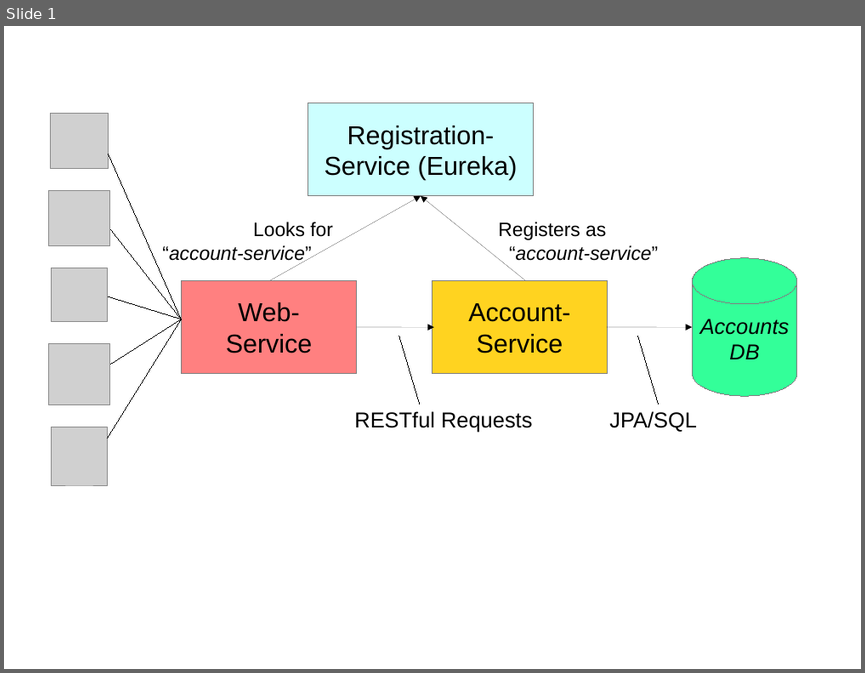
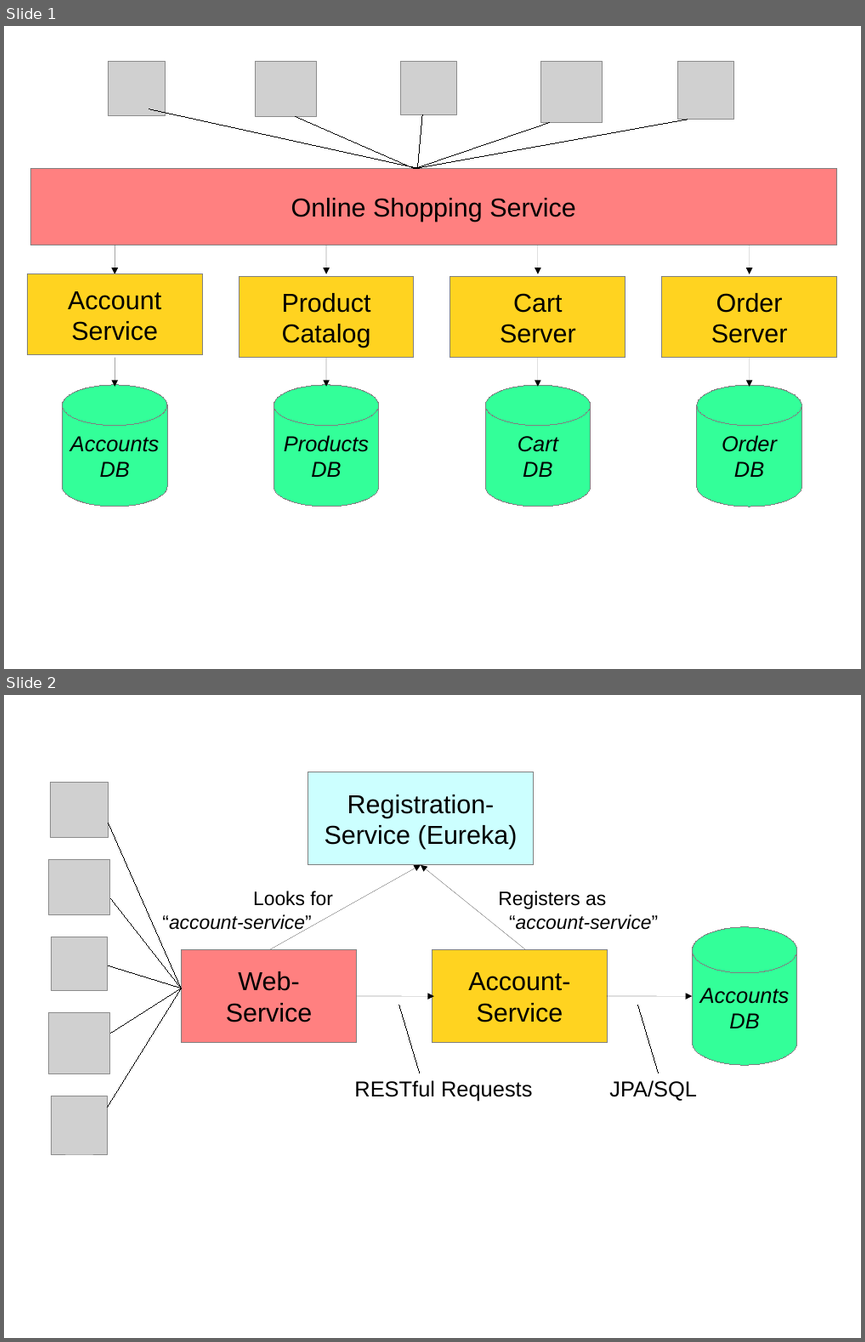
Before and after one commit to paulc4/microservices-demo, a slide deck: system.odp. Shown one above the other, each under a label of ours: slide 1 before the commit, slides 1 and 2 after it. The pictures are 865x673 and 865x1342 pixels, drawn with LibreOffice and Linux fonts; fonts in the diff are those of the drawing; grey boxes stand for pictures. Boxes give left, top, right and bottom in pixels: in the first picture for what was removed or moved away, otherwise in the second. Text is boxed around its words. In the diff, an @@ line names an element or a change of style, - is before the commit and + after.

```diff
--- a/system.odp
+++ b/system.odp
@@ slide 1 added at (4,26,861,669), background #FFFFFF @@
@@ picture added at (109,61,166,116) @@
@@ picture added at (256,61,318,116) @@
@@ picture added at (400,61,457,114) @@
@@ picture added at (541,61,602,122) @@
@@ picture added at (678,61,733,120) @@
@@ line added from (148, 109) to (419, 168), #000000 0 pt @@
@@ line added from (296, 116) to (415, 168), #000000 0 pt @@
@@ line added from (549, 122) to (415, 168), #000000 0 pt @@
@@ line added from (687, 120) to (415, 168), #000000 0 pt @@
@@ line added from (422, 114) to (418, 168), #000000 0 pt @@
@@ rectangle added at (30,168,836,244), fill #FF8080, outline #808080 0 pt, 24 pt, text #000000 @@
+Online Shopping Service
@@ arrow added from (114, 245) to (114, 274), #000000 0 pt @@
@@ arrow added from (327, 245) to (327, 274), #000000 0 pt @@
@@ arrow added from (538, 245) to (538, 274), #000000 0 pt @@
@@ arrow added from (749, 245) to (749, 274), #000000 0 pt @@
@@ rectangle added at (27,274,202,355), fill #FFD320, outline #808080 0 pt, 24 pt, text #000000 @@
+Account
+Service
@@ rectangle added at (239,277,414,358), fill #FFD320, outline #808080 0 pt, 24 pt, text #000000 @@
+Product
+Catalog
@@ rectangle added at (450,277,625,358), fill #FFD320, outline #808080 0 pt, 24 pt, text #000000 @@
+Cart
+Server
@@ rectangle added at (662,277,837,358), fill #FFD320, outline #808080 0 pt, 24 pt, text #000000 @@
+Order
+Server
@@ arrow added from (114, 358) to (114, 386), #000000 0 pt @@
@@ arrow added from (327, 358) to (327, 386), #000000 0 pt @@
@@ arrow added from (538, 358) to (538, 386), #000000 0 pt @@
@@ arrow added from (749, 358) to (749, 386), #000000 0 pt @@
@@ cylinder added at (63,385,167,505), fill #33FF99, outline #808080 0 pt, 20 pt, text #000000, italic @@
+Accounts
+DB
@@ cylinder added at (273,385,379,505), fill #33FF99, outline #808080 0 pt, 20 pt, text #000000, italic @@
+Products
+DB
@@ cylinder added at (485,385,590,505), fill #33FF99, outline #808080 0 pt, 20 pt, text #000000, italic @@
+Cart
+DB
@@ cylinder added at (697,386,801,506), fill #33FF99, outline #808080 0 pt, 20 pt, text #000000, italic @@
+Order
+DB
@@ what was slide 1 is now slide 2 @@
```
Also in this commit, not shown: 2 other files.
